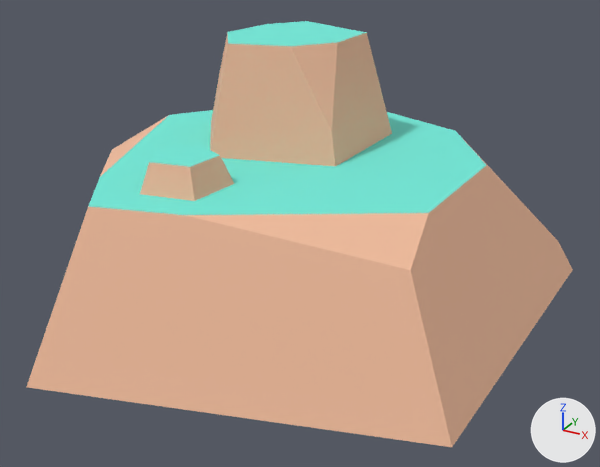
The glTF model assets/nature_kit/rock_smallTopB.glb, before and after one commit.
Before and after are seen from a 50 mm camera at (0.461, -0.782, 0.402) aimed at (0.039, -0.015, 0.018). Lighting does not change. The marker at lower right points along +X, +Y and +Z. The picture after the commit comes second. Where no turn or scale is listed for an object, it has been applied to the vertices.

The scene before the commit, as lines of its bpy script (objects in view):
```python
mat_dirt = principled_material('dirt')
mat_dirt.base_color = (0.886, 0.514, 0.341)  # beige #f2be9e
mat_dirt.metallic = 0.05
mat_dirt.roughness = 0.85
mat_grass = principled_material('grass')
mat_grass.base_color = (0.173, 0.847, 0.722)  # cyan #73eddd
mat_grass.metallic = 0.05
mat_grass.roughness = 0.85
me_mesh_rock_smalltopb = bpy.data.meshes.new('Mesh rock_smallTopB')
me_mesh_rock_smalltopb.from_pydata(...)  # 40 vertices, 76 faces; spans x -0.311..0.311, y -0.323..0.323, z 0.0..0.28
# faces by material slot: [48, 28]
me_mesh_rock_smalltopb.materials.append(mat_dirt)  # beige #f2be9e
me_mesh_rock_smalltopb.materials.append(mat_grass)  # cyan #73eddd
ob_rock_smalltopb = bpy.data.objects.new('rock_smallTopB', me_mesh_rock_smalltopb)
ob_rock_smalltopb.location = (0.0, 0.0, -0.05)
```
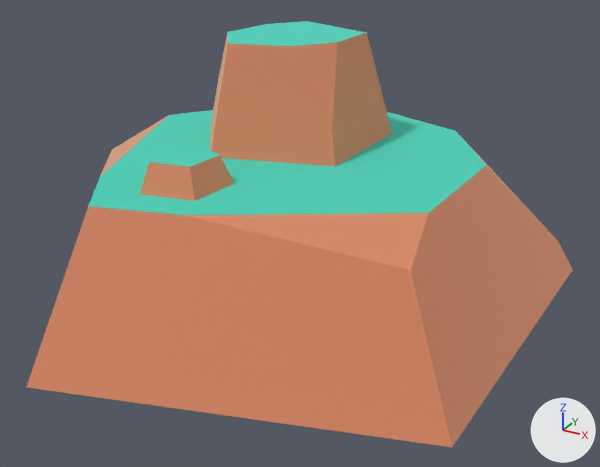
What differs and where, as boxes (x1, y1, x2, y2) in the pictures (600 x 467 px):
'rock_smallTopB', surface changed: (27, 21, 573, 447) in both

Patch to the scene script:
```diff
--- a/assets/nature_kit/rock_smallTopB.glb.py
+++ b/assets/nature_kit/rock_smallTopB.glb.py
@@ mat_dirt @@
 mat_dirt.base_color = (0.886, 0.514, 0.341)  # beige #f2be9e
-mat_dirt.metallic = 0.05
-mat_dirt.roughness = 0.85
+mat_dirt.metallic = 1.0
+mat_dirt.roughness = 1.0
@@ mat_grass @@
 mat_grass.base_color = (0.173, 0.847, 0.722)  # cyan #73eddd
-mat_grass.metallic = 0.05
+mat_grass.metallic = 1.0
 mat_grass.roughness = 0.85
@@ ob_tmpparent @@
-ob_tmpparent = bpy.data.objects.new('tmpParent', None)
-ob_tmpparent.location = (0.0, 0.0, 0.0)
```
